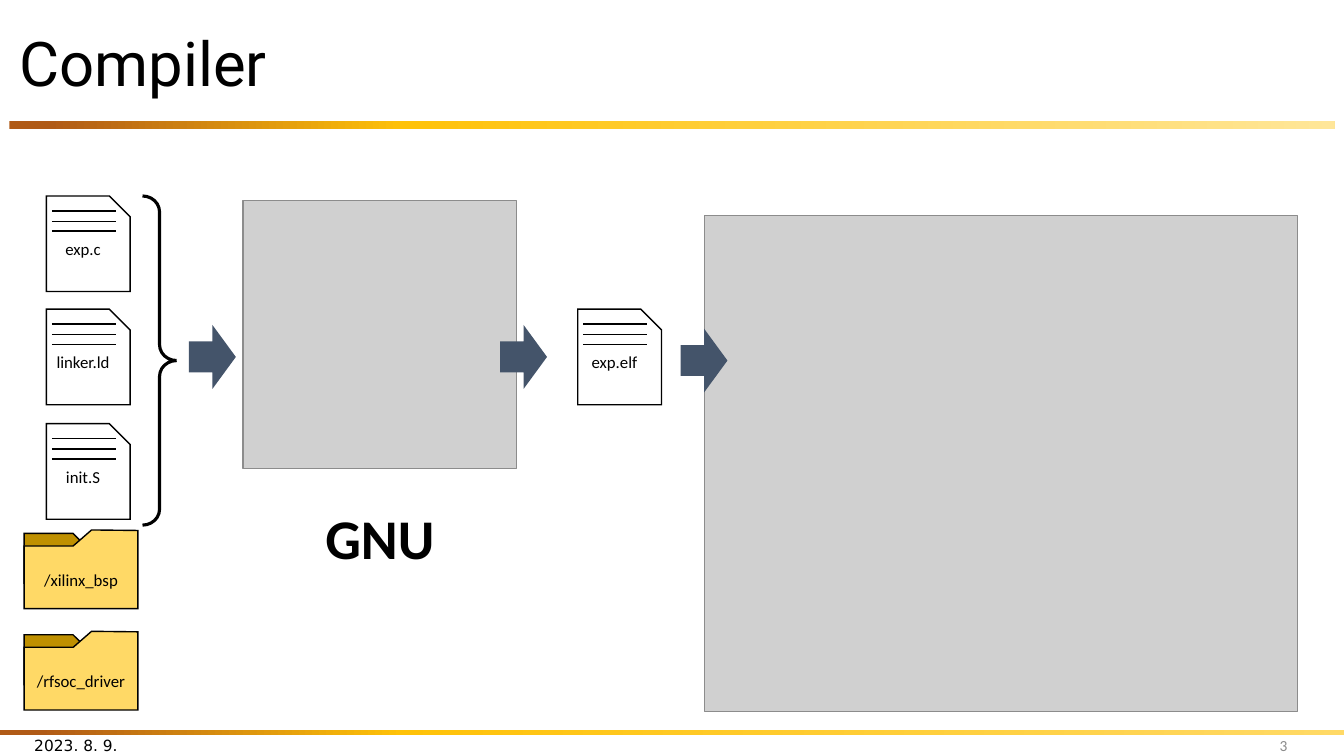
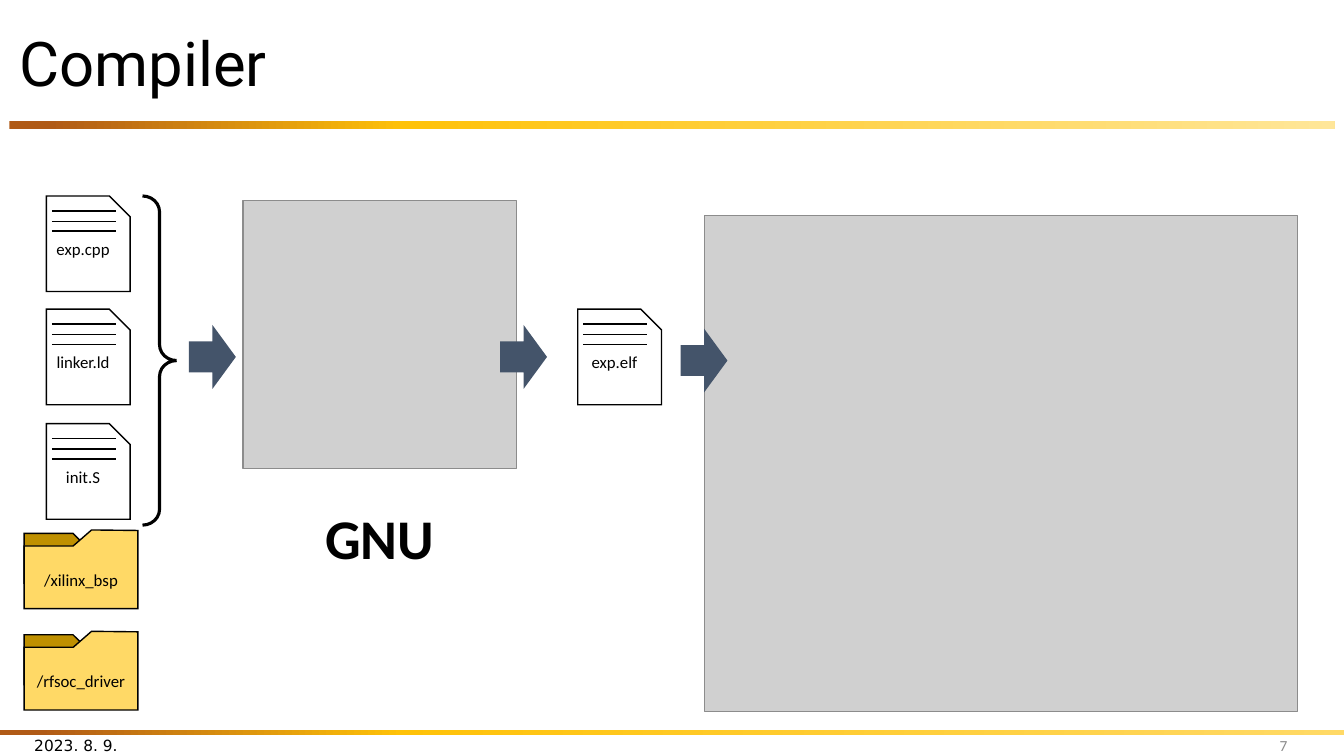
Before and after one commit to snu-quiqcl/Vivado_prj_manager, a slide deck: slide 7 of Document/PPT/LabSeminar/20240202/20240202_RFSoC_LabSeminar.pptx (slide 3 before the commit). Drawn at 1344x756 pixels with LibreOffice and Linux fonts; fonts in the diff are those of the drawing; grey boxes stand for pictures. Boxes give left, top, right and bottom in pixels: in the first picture for what was removed or moved away, otherwise in the second. Text is boxed around its words. In the diff, an @@ line names an element or a change of style, - is before the commit and + after.

```diff
--- a/Document/PPT/LabSeminar/20240202/20240202_RFSoC_LabSeminar.pptx
+++ b/Document/PPT/LabSeminar/20240202/20240202_RFSoC_LabSeminar.pptx
@@ text in snip rect at (56, 247, 109, 258): text changed @@
-exp.c
+exp.cpp
@@ page number at (1280, 741, 1288, 751): text changed @@
-3
+7
```
Also in this commit, not shown: 1 other slide changed, 32 slides added, 35 other files.
